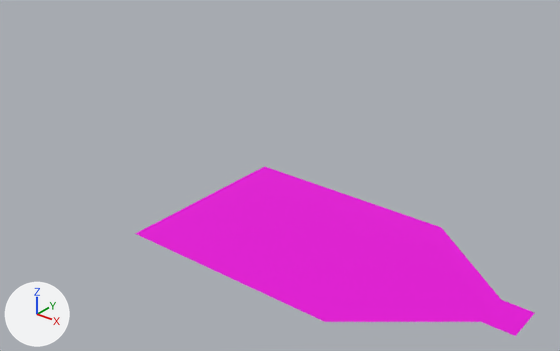
A saved change to the glTF model Assets/World/LevelModules/SimpleGeometry.glb.
One viewpoint serves both versions: a 50 mm lens placed at (27.3, -41.9, 30.5), pointed at (-7.1, 1.1, 3.9). The axes (+X, +Y, +Z) are drawn at lower left. The lights are the same throughout. Where no turn or scale is listed for an object, it has been applied to the vertices.
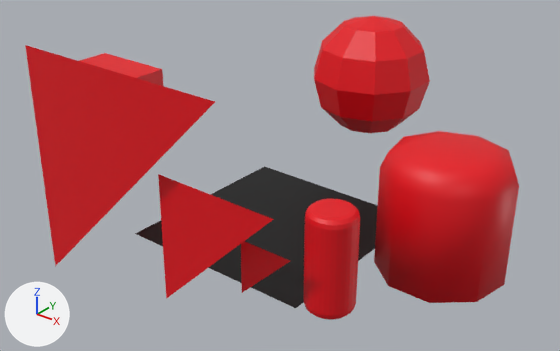
The newer file is also rescaled (x1.477), turned or shifted as a whole; pictures and numbers use the older file's frame.

Location of each change, [x1, y1, x2, y2] in pixels of the pictures (560 x 351 px):
'Plane', reshaped: before [135, 166, 535, 336]; after [135, 166, 378, 308]
'Cylinder.001', added (red): after [374, 131, 519, 303]
'Plane.002', added (red): after [25, 45, 215, 266]
'Sphere', added (red): after [314, 16, 430, 133]
'Plane.001', added (red): after [158, 174, 274, 299]
'Cylinder', added (red): after [303, 199, 360, 320]
'Plane.003', added (red): after [241, 241, 290, 293]
'Cube', added (red): after [80, 53, 163, 86]

The change, as a diff of the scene's bpy script:
```diff
--- a/Assets/World/LevelModules/SimpleGeometry.glb.py
+++ b/Assets/World/LevelModules/SimpleGeometry.glb.py
@@ me_plane @@
 me_plane.from_pydata(...)  # 10 vertices, 8 faces; spans x -14.4..14.0, y -7.9..7.9, z 0.0
 # verts and faces of me_plane; kept vertices keep their numbers, new ones are numbered from 10
-me_plane.materials.append(mat_material)  # pink #e700d9
+# me_plane part 1
+delete_vertices([*range(0, 6), 8, 9])  # with the faces that use them
+verts[10] = (1.4, -7.9, 0.0)  # pixel (295, 308)
+verts[11] = (1.4, 7.9, 0.0)
+faces += [(7, 10, 11), (6, 7, 11)]
+me_plane.materials.append(mat_material_001)  # black #000000
@@ me_plane_004 @@
+me_plane_004.from_pydata([(-1.39, 0.02, 2.71), (2.7, 0.02, 2.71), (-1.39, -0.02, -1.38)], [], [(1, 2, 0)])
+me_plane_004.materials.append(mat_material_002)  # red #e70013
@@ me_plane_003 @@
+me_plane_003.from_pydata([(-6.0, 0.1, 11.7), (11.7, 0.1, 11.7), (-6.0, -0.1, -6.0)], [], [(1, 2, 0)])
+me_plane_003.materials.append(mat_material_002)  # red #e70013
@@ me_plane_002 @@
+me_plane_002.from_pydata([(-3.27, 0.05, 6.38), (6.36, 0.05, 6.38), (-3.27, -0.06, -3.25)], [], [(1, 2, 0)])
+me_plane_002.materials.append(mat_material_002)  # red #e70013
@@ ob_plane_003 @@
+ob_plane_003 = bpy.data.objects.new('Plane.003', me_plane_004)
+ob_plane_003.location = (-0.31, -9.76, 2.28)
@@ ob_plane_002 @@
+ob_plane_002 = bpy.data.objects.new('Plane.002', me_plane_003)
+ob_plane_002.location = (-12.63, -12.49, 3.64)
@@ ob_cylinder_001 @@
+ob_cylinder_001 = bpy.data.objects.new('Cylinder.001', me_cylinder_001)  # 36 vertices, 68 faces; spans x -4.51..4.51, y -4.3..4.58, z -4.58..4.58; in mat_material_002 (red #e70013)
+ob_cylinder_001.location = (6.94, 1.5, 5.35)
@@ ob_plane_001 @@
+ob_plane_001 = bpy.data.objects.new('Plane.001', me_plane_002)
+ob_plane_001.location = (-3.93, -11.5, 2.28)
@@ ob_cylinder @@
+ob_cylinder = bpy.data.objects.new('Cylinder', me_cylinder)  # 256 vertices, 508 faces; spans x 3.69..7.13, y -8.98..-5.54, z -1.18..6.29; in mat_material_002 (red #e70013)
+ob_cylinder.location = (-2.0, 0.38, 1.52)
@@ ob_sphere @@
+ob_sphere = bpy.data.objects.new('Sphere', me_sphere)  # a UV sphere (10 segments, 6 rings, poles along z) spanning x -4.86..4.86, y -5.11..5.11, z -5.11..5.11; in mat_material_002 (red #e70013)
+ob_sphere.location = (-6.66, 12.99, 9.15)
@@ ob_cube @@
+ob_cube = bpy.data.objects.new('Cube', me_cube_001)  # a box spanning x -3.75..3.75, y -3.75..3.75, z -3.75..3.75; in mat_material_002 (red #e70013)
+ob_cube.location = (-24.39, -1.96, 5.88)
```
